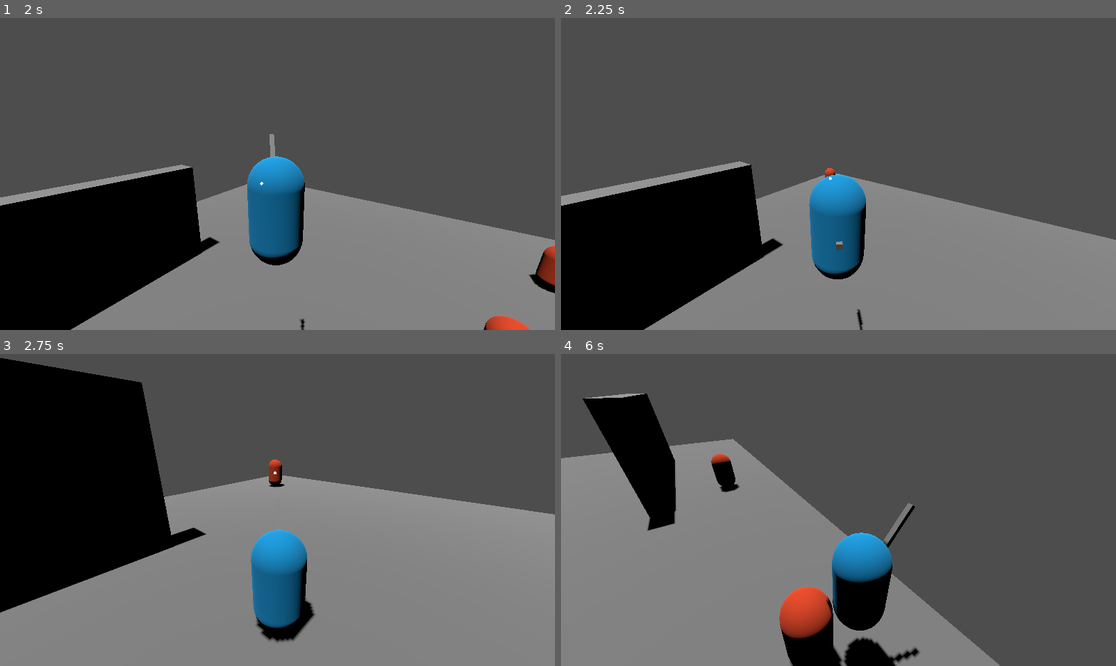
Above: before the commit, frames 1-4 (two rows, left to right).
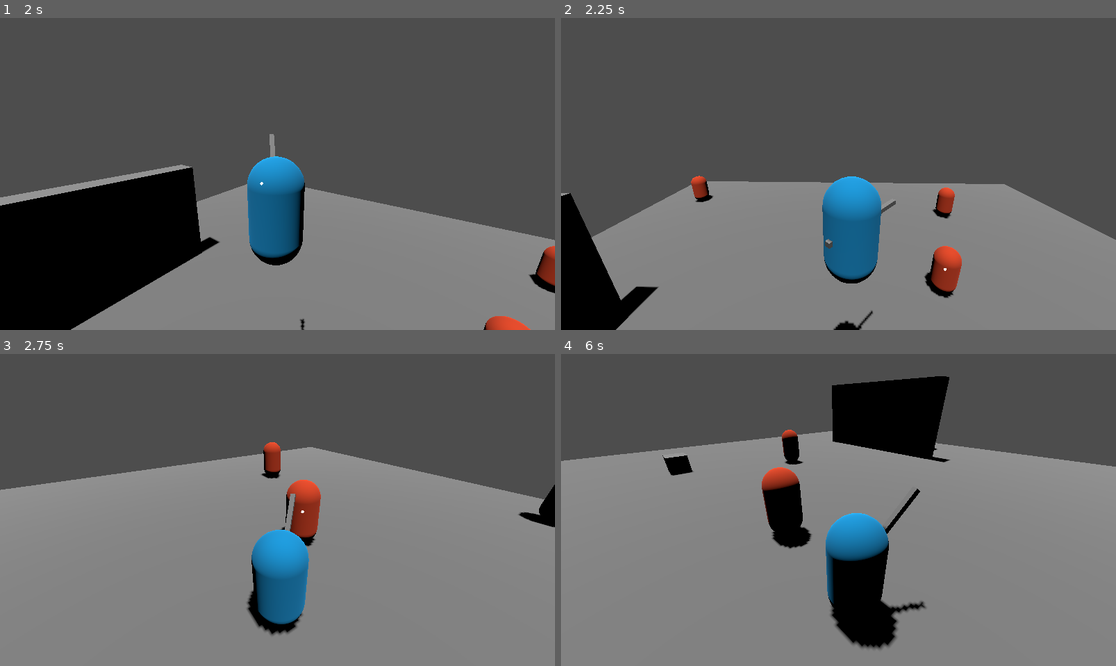
Above: after the commit, the same moments.

Repository: Snaiel/Godot4ThirdPersonCombatPrototype
Game: Godot game, scene res://scenes/Main.tscn
The game is run twice, just before and just after one commit, with the same random seed, the same clock (stepped at 60 frames per second) and the same inputs.
Inputs (mouse positions are in pixels of both pictures, inside the frame that each line leads up to):
- Up to frame 1 (2 s): move the mouse to (305, 174) at 0.52 s; hold W (forward) from 0.53 s (still down); click (305, 174) at 0.6 s; tap Space (jump) at 0.77, 1.52 s; move the mouse to (249, 174) at 1.27 s; tap Middle mouse button (lock_on) at 1.35 s
- Up to frame 2 (2.25 s): keep holding W (forward); move the mouse to (849, 167) at 2.02 s; click (849, 167) at 2.1 s
- Up to frame 3 (2.75 s): keep holding W (forward)
- Up to frame 4 (6 s): move the mouse to (832, 516) at 2.77 s; tap Middle mouse button (lock_on) at 2.85, 4.35, 5.85 s; tap Space (jump) at 3.02, 3.77, 4.52 s; move the mouse to (877, 513) at 3.52 s; click (877, 513) at 3.6 s; move the mouse to (794, 506) at 4.27 s; move the mouse to (844, 510) at 5.02 s; click (844, 510) at 5.1 s; move the mouse to (816, 503) at 5.77 s; release W (forward) at 5.78 s; hold D (right) from 5.78 s (still down)

Frame 1 is identical in both runs. In frame 2, 18% of the frame differs, in the area x 0-100%, y 45-100%; in frame 3, 28%; in frame 4, 46%, in the area x 0-100%, y 7-100%.

Commit message:
infront of camera and if can see

Diff:
--- a/scenes/Main.tscn
+++ b/scenes/Main.tscn
@@ -75,7 +75,7 @@
 script = ExtResource("4_qiriw")
 player = NodePath("../Player")
 potential_target = NodePath("../Enemies/Enemy")
-change_target_mouse_threshold = 80
+change_target_mouse_threshold = 60
 change_target_wait_time = 0.5
 
 [node name="EnemyDetectionSphere" type="CollisionShape3D" parent="LockOnSystem"]
--- a/scripts/lock_on_system.gd
+++ b/scripts/lock_on_system.gd
@@ -66,6 +66,28 @@
 func _on_change_target_timer_timeout():
 	can_change_target = true
 
+func _can_see_enemy(enemy: Enemy) -> bool:
+	var can_see: bool = true
+	var cam = get_viewport().get_camera_3d()
+
+	var space_state = get_world_3d().direct_space_state
+	var query = PhysicsRayQueryParameters3D.create(cam.global_position, enemy.position, 1)
+	var result = space_state.intersect_ray(query)
+
+	can_see = result.size() == 0
+
+	return can_see
+
+func _get_enemies_in_front() -> Array[Enemy]:
+	var enemies: Array[Enemy] = []
+	var cam = get_viewport().get_camera_3d()
+
+	for e in _enemies_nearby:
+		if not cam.is_position_behind(e.position) and _can_see_enemy(e):
+			enemies.append(e)
+
+	return enemies
+
 func _get_enemies_in_frustum() -> Array[Enemy]:
 	var enemies: Array[Enemy] = []
 	var cam = get_viewport().get_camera_3d()
@@ -101,7 +123,7 @@
 func _change_target_right():
 	var cam = get_viewport().get_camera_3d()
 	var viewport_center = Vector2(get_viewport().size / 2)
-	var enemies_in_frustum = _get_enemies_in_frustum()
+	var enemies_in_frustum = _get_enemies_in_front()
 
 	if enemies_in_frustum.size() == 0:
 		enemy = null
@@ -136,7 +158,7 @@
 func _change_target_left():
 	var cam = get_viewport().get_camera_3d()
 	var viewport_center = Vector2(get_viewport().size / 2)
-	var enemies_in_frustum = _get_enemies_in_frustum()
+	var enemies_in_frustum = _get_enemies_in_front()
 
 	if enemies_in_frustum.size() == 0:
 		enemy = null
@@ -166,15 +188,3 @@
 				target_enemy = e
 
 	enemy = target_enemy if target_enemy else enemy
-
-
-func _can_see_enemy(enemy: Enemy) -> bool:
-	var can_see: bool = true
-
-	var space_state = get_world_3d().direct_space_state
-	var query = PhysicsRayQueryParameters3D.create(player.position, enemy.position, 1)
-	var result = space_state.intersect_ray(query)
-
-	can_see = result.size() == 0
-
-	return can_see
